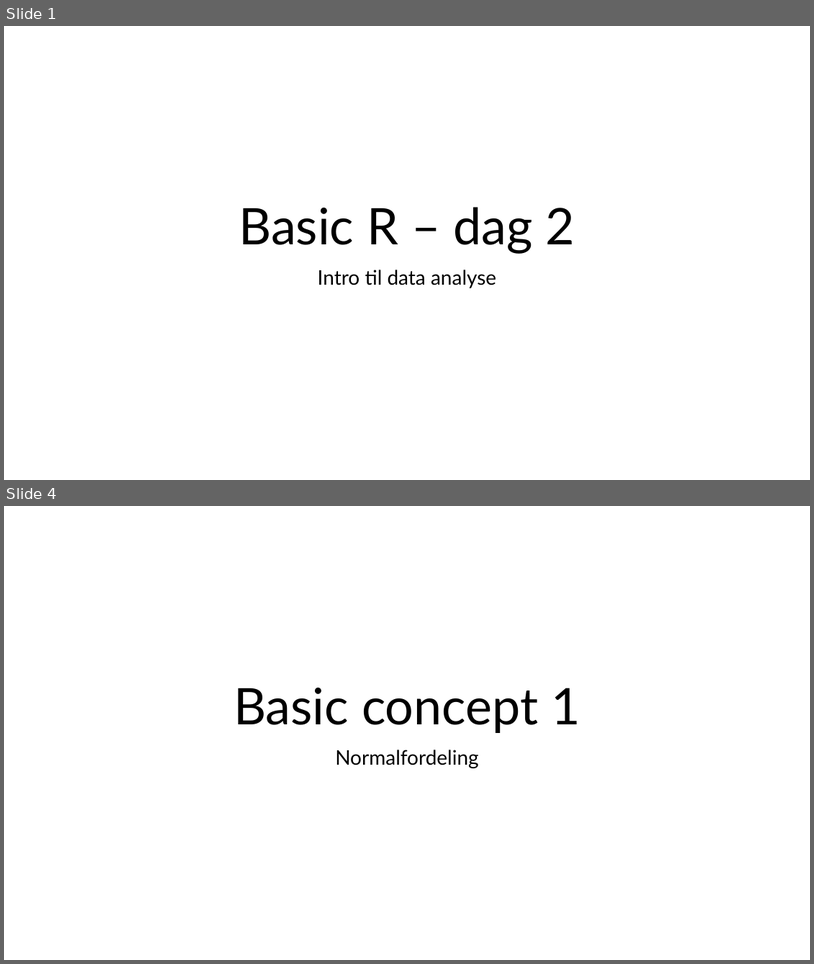
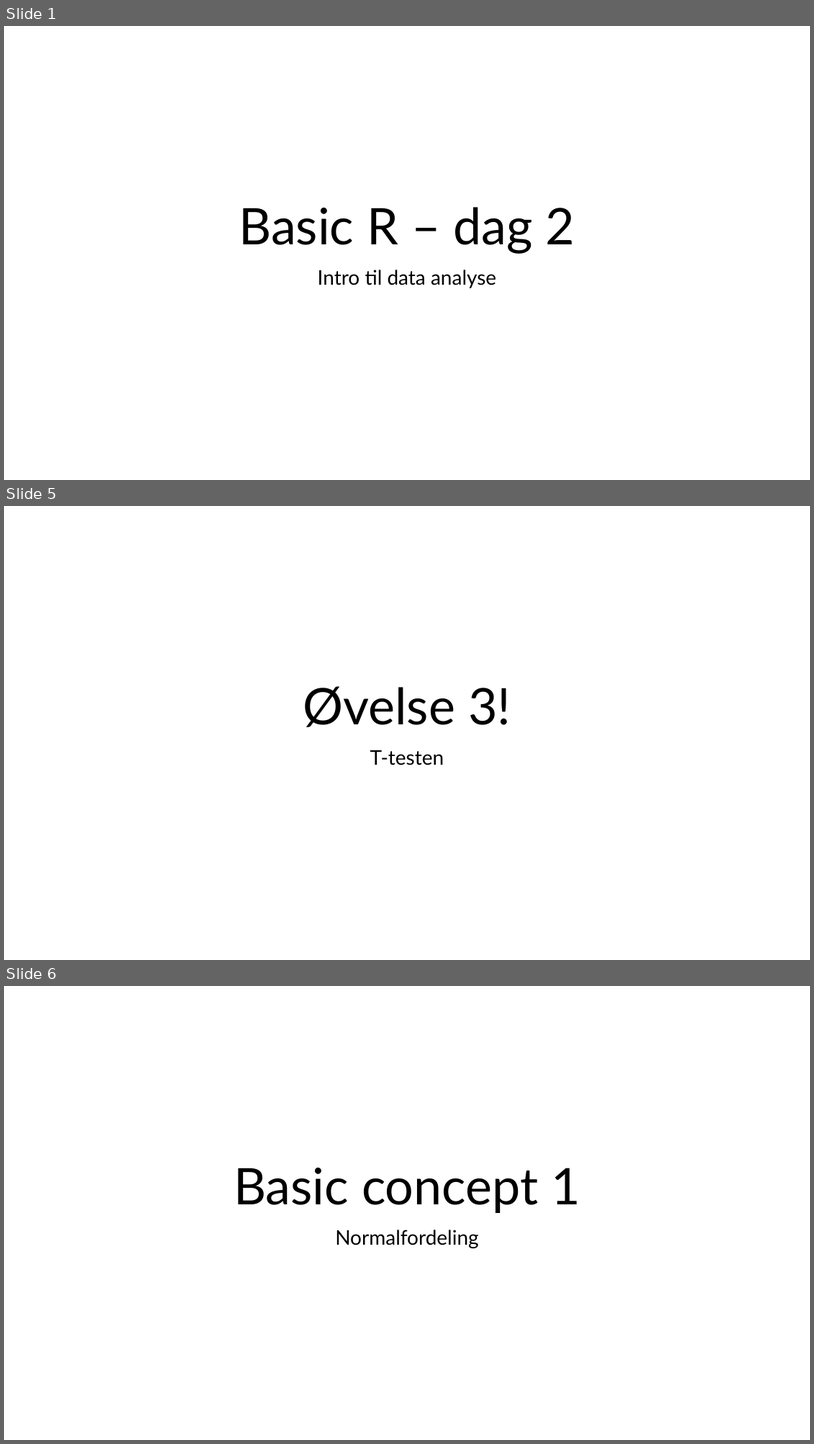
Before and after one commit to philsperling/basicR, a slide deck: Basic R - day 2.pptx. Shown one above the other, each under a label of ours: slides 1 and 4 before the commit, slides 1, 5 and 6 after it; the slides between them are not shown. The pictures are 814x964 and 814x1444 pixels, drawn with LibreOffice and Linux fonts; fonts in the diff are those of the drawing. Boxes give left, top, right and bottom in pixels: in the first picture for what was removed or moved away, otherwise in the second. Text is boxed around its words. In the diff, an @@ line names an element or a change of style, - is before the commit and + after.

```diff
--- a/Basic R - day 2.pptx
+++ b/Basic R - day 2.pptx
@@ slide 5 added at (x1=4, y1=506, x2=810, y2=960), background #FFFFFF @@
@@ title added at (x1=303, y1=686, x2=511, y2=727), 60 pt, text #000000 @@
+Øvelse 3!
@@ subtitle added at (x1=370, y1=750, x2=445, y2=765), 24 pt, text #000000 @@
+T-testen
@@ what was slide 4 is now slide 6 @@
```
Also in this commit, not shown: 2 slides changed, 3 other slides added, 1 slide removed.
